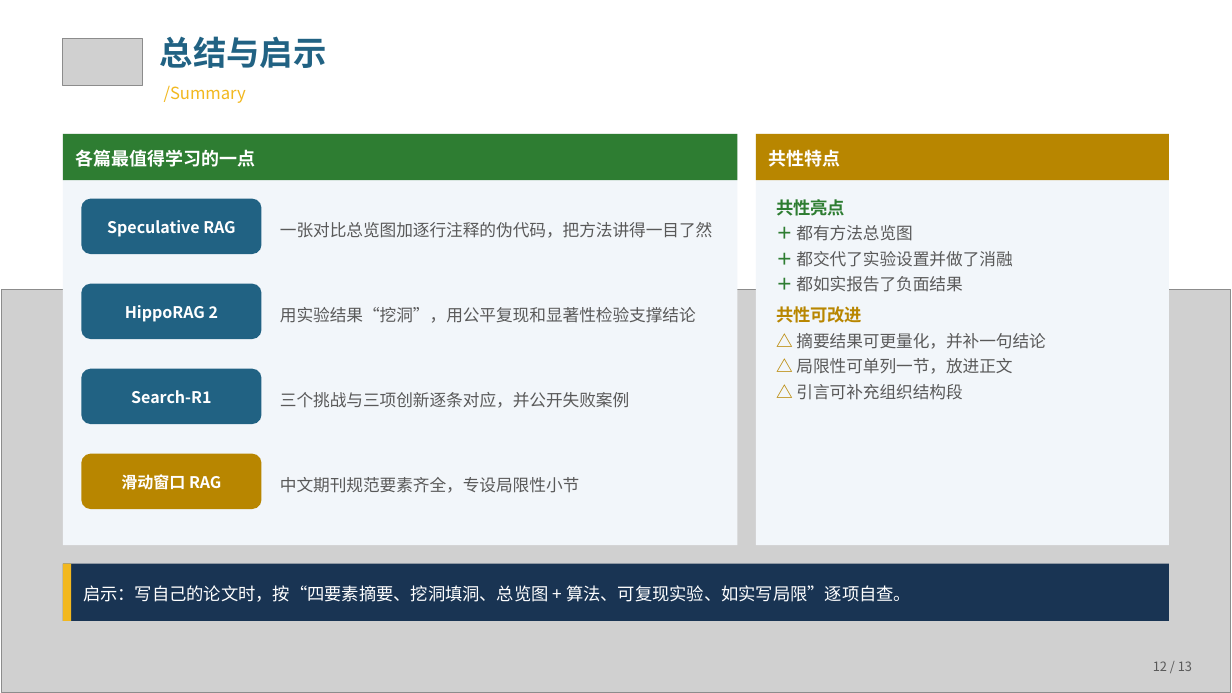
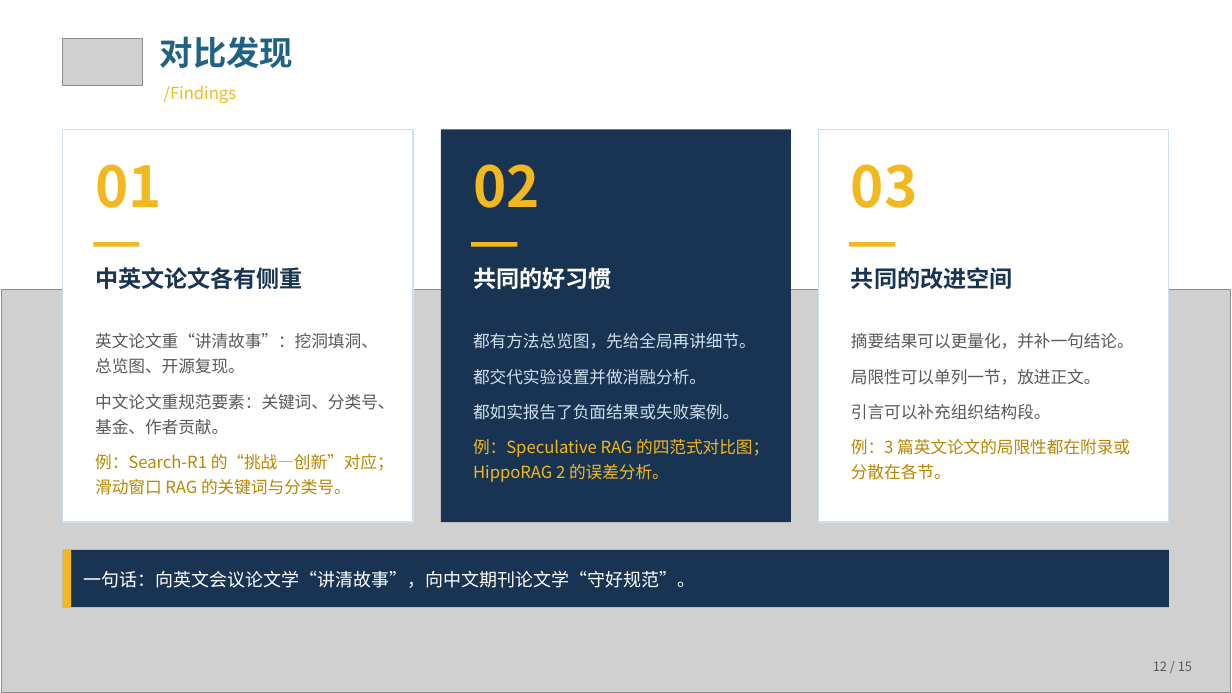
Before and after one commit to obiyeuy/tmp, a slide deck: slide 12 of 学术论文研读与写作规范分析-课堂研讨.pptx. Drawn at 1232x693 pixels with LibreOffice and Linux fonts; fonts in the diff are those of the drawing; grey boxes stand for pictures. Boxes give left, top, right and bottom in pixels: in the first picture for what was removed or moved away, otherwise in the second. Text is boxed around its words. In the diff, an @@ line names an element or a change of style, - is before the commit and + after.

```diff
--- a/学术论文研读与写作规范分析-课堂研讨.pptx
+++ b/学术论文研读与写作规范分析-课堂研讨.pptx
@@ text at (x1=160, y1=36, x2=293, y2=68): text changed @@
-总结与启示
+对比发现
@@ text at (x1=164, y1=85, x2=237, y2=103): text changed @@
-/Summary
+/Findings
@@ rectangle removed at (x1=63, y1=134, x2=738, y2=545) @@
@@ rectangle removed at (x1=63, y1=134, x2=738, y2=180) @@
-各篇最值得学习的一点
@@ rectangle added at (x1=63, y1=129, x2=413, y2=522), fill #FFFFFF, outline #CFDFEC 1 pt @@
@@ rectangle added at (x1=441, y1=129, x2=791, y2=522), fill #193453 @@
@@ rectangle removed at (x1=756, y1=134, x2=1169, y2=180) @@
-共性特点
@@ rectangle resized from (x1=756, y1=134, x2=1169, y2=545) to (x1=819, y1=129, x2=1169, y2=522) @@
@@ rectangle at (x1=819, y1=129, x2=1169, y2=522): fill #F2F6FA to #FFFFFF; outline none to #CFDFEC 1 pt @@
@@ text added at (x1=95, y1=164, x2=162, y2=208), 44 pt, text #F2B81F, bold @@
+01
@@ text added at (x1=473, y1=164, x2=540, y2=208), 44 pt, text #F2B81F, bold @@
+02
@@ text added at (x1=851, y1=164, x2=918, y2=208), 44 pt, text #F2B81F, bold @@
+03
@@ rounded rectangle removed at (x1=81, y1=199, x2=262, y2=254) @@
-Speculative RAG
@@ text removed at (x1=280, y1=222, x2=713, y2=238) @@
-一张对比总览图加逐行注释的伪代码，把方法讲得一目了然
@@ rectangle added at (x1=93, y1=242, x2=140, y2=247), fill #F2B81F @@
@@ text added at (x1=95, y1=267, x2=303, y2=289), 18 pt, text #193453, bold @@
+中英文论文各有侧重
@@ rectangle added at (x1=471, y1=242, x2=518, y2=247), fill #F2B81F @@
@@ text added at (x1=473, y1=267, x2=612, y2=289), 18 pt, text #FFFFFF, bold @@
+共同的好习惯
@@ rectangle added at (x1=849, y1=242, x2=896, y2=247), fill #F2B81F @@
@@ text added at (x1=851, y1=267, x2=1013, y2=289), 18 pt, text #193453, bold @@
+共同的改进空间
@@ rounded rectangle removed at (x1=81, y1=284, x2=262, y2=339) @@
-HippoRAG 2
@@ text removed at (x1=280, y1=307, x2=696, y2=323) @@
-用实验结果“挖洞”，用公平复现和显著性检验支撑结论
@@ text added at (x1=95, y1=333, x2=394, y2=495), 13 pt, text #595959 @@
+英文论文重“讲清故事”：挖洞填洞、总览图、开源复现。
+中文论文重规范要素：关键词、分类号、基金、作者贡献。
+例：Search-R1 的“挑战—创新”对应；滑动窗口 RAG 的关键词与分类号。
@@ text added at (x1=473, y1=333, x2=769, y2=482), 13 pt, text #CFDFEC @@
+都有方法总览图，先给全局再讲细节。
+都交代实验设置并做消融分析。
+都如实报告了负面结果或失败案例。
+例：Speculative RAG 的四范式对比图；HippoRAG 2 的误差分析。
@@ text at (x1=851, y1=333, x2=1134, y2=480): text changed @@
-共性亮点
-＋ 都有方法总览图
-＋ 都交代了实验设置并做了消融
-＋ 都如实报告了负面结果
-共性可改进
-△ 摘要结果可更量化，并补一句结论
-△ 局限性可单列一节，放进正文
-△ 引言可补充组织结构段
+摘要结果可以更量化，并补一句结论。
+局限性可以单列一节，放进正文。
+引言可以补充组织结构段。
+例：3 篇英文论文的局限性都在附录或分散在各节。
@@ rounded rectangle removed at (x1=81, y1=369, x2=262, y2=424) @@
-Search-R1
@@ text removed at (x1=280, y1=392, x2=629, y2=408) @@
-三个挑战与三项创新逐条对应，并公开失败案例
@@ rounded rectangle removed at (x1=81, y1=454, x2=262, y2=509) @@
-滑动窗口 RAG
@@ text removed at (x1=280, y1=477, x2=579, y2=493) @@
-中文期刊规范要素齐全，专设局限性小节
@@ rectangle moved from (x1=63, y1=564, x2=71, y2=621) to (x1=63, y1=550, x2=71, y2=607) @@
@@ rectangle removed at (x1=63, y1=564, x2=1169, y2=621) @@
-启示：写自己的论文时，按“四要素摘要、挖洞填洞、总览图 + 算法、可复现实验、如实写局限”逐项自查。
@@ rectangle added at (x1=63, y1=550, x2=1169, y2=607), fill #193453, 14 pt, text #FFFFFF @@
+一句话：向英文会议论文学“讲清故事”，向中文期刊论文学“守好规范”。
@@ text at (x1=1153, y1=661, x2=1192, y2=671): text changed @@
-12 / 13
+12 / 15
```
Also in this commit, not shown: 1 other slide changed, 11 slides added, 9 slides removed.
